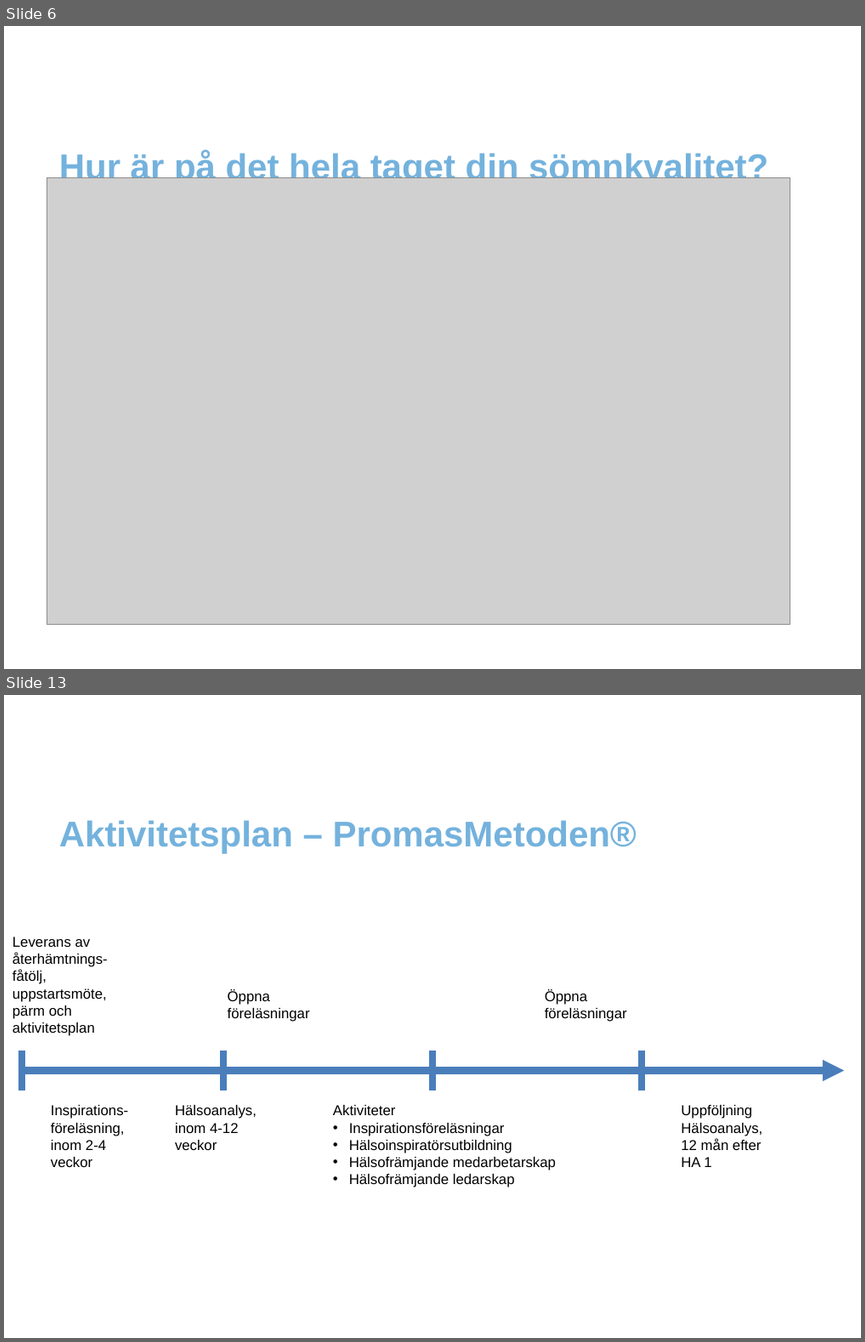
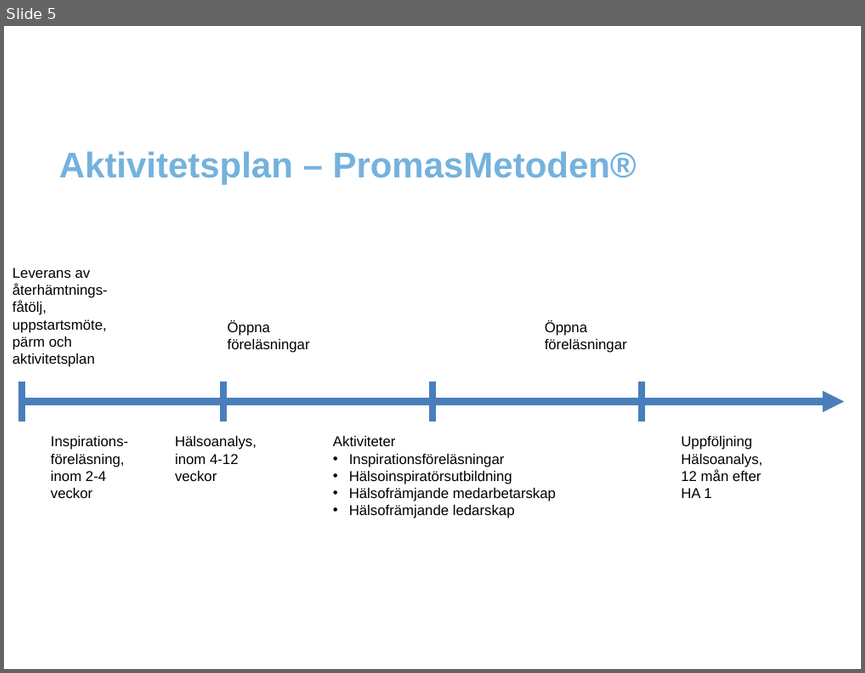
Before and after one commit to jenevieve18/hw, a slide deck: contrib/HW.EForm.Report/templates/Promas template.pptx. Shown one above the other, each under a label of ours: slides 6 and 13 before the commit, slide 5 after it; the slides between them are not shown. The pictures are 865x1342 and 865x673 pixels, drawn with LibreOffice and Linux fonts; fonts in the diff are those of the drawing; grey boxes stand for pictures; background and template pictures are left out. Boxes give left, top, right and bottom in pixels: in the first picture for what was removed or moved away, otherwise in the second. Text is boxed around its words. In the diff, an @@ line names an element or a change of style, - is before the commit and + after.

```diff
--- a/contrib/HW.EForm.Report/templates/Promas template.pptx
+++ b/contrib/HW.EForm.Report/templates/Promas template.pptx
@@ slide 6 removed at [4, 26, 861, 669], background #FFFFFF @@
@@ text removed at [59, 150, 768, 178] @@
-Hur är på det hela taget din sömnkvalitet?
@@ picture removed at [46, 177, 789, 624] @@
@@ what was slide 13 is now slide 5 @@
```
Also in this commit, not shown: 7 other slides removed, 10 other files.
